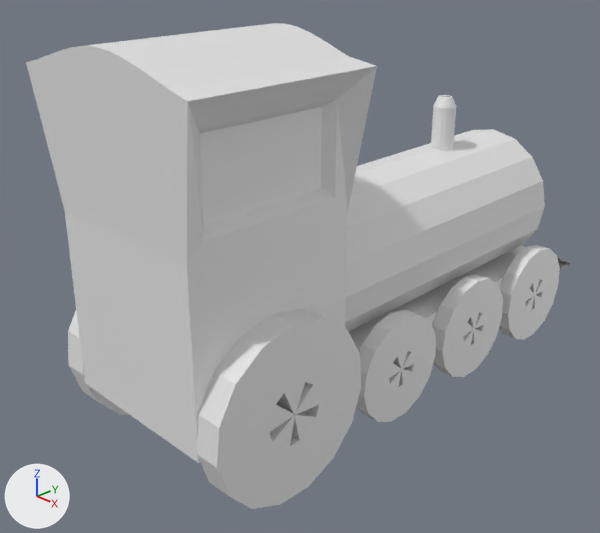
The Blender file Train station/train.blend: old version first, new version second.
The view is the same before and after, from a camera (50 mm lens) standing at (6.89, -7.78, 4.16) and looking at (-0.43, -0.6, -0.26). The axes (+X, +Y, +Z) are drawn at lower left. The lights are the same throughout.
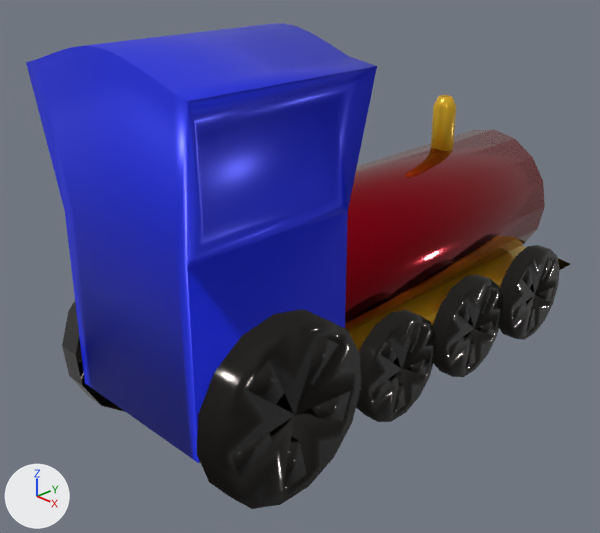
Where the change shows, as pixel boxes [x1, y1, x2, y2] in the pictures (600 x 533 px):
'Cabin', recoloured, shading changed (grey to blue)
    both: [26, 23, 377, 463]
'Engine', recoloured (grey to red)
    both: [345, 129, 545, 332]
'Circle.003', recoloured, shading changed (grey to black)
    both: [197, 309, 361, 509]
'Circle.002', recoloured (grey to black)
    both: [356, 310, 436, 422]
'Circle.001', recoloured (grey to black)
    both: [432, 275, 503, 377]
'Circle', recoloured (grey to black)
    both: [499, 245, 560, 340]
'Train Base', recoloured
    both: [349, 246, 570, 351]
'Circle.005', rescaled (not visible before)
    after: [62, 301, 125, 412]
'Chimney', recoloured (grey to yellow)
    both: [431, 95, 456, 151]
'Circle.004', recoloured, moved, turned, rescaled (not visible afterwards)
    before: [68, 311, 129, 415]

The change, as a list of edits to the scene's bpy script:
```text
Change me_cylinder:
    where me_cylinder.from_pydata(...)  # 128 vertices, 114 faces; spans x -1.0..1.0, y -1.0..1.0, z -1.0..1.15
    add me_cylinder.materials.append(mat_enginematerial)  # red #a10019
Change me_cube_001:
    where me_cube_001.from_pydata(...)  # 196 vertices, 188 faces; spans x -1.25..1.24, y -1.08..1.08, z -1.0..2.72
    used by ob_cabin; location = (0.0, -2.47, 0.0); scale = (1.1, 1.1, 1.1)
    me_cube_001 part 1: all faces are now shaded smooth (188 of 188 changed)
    add me_cube_001.materials.append(mat_material_001)  # blue #1b2de7
Change me_cylinder_001:
    where me_cylinder_001.from_pydata(...)  # 144 vertices, 130 faces; spans x -1.0..1.0, y -1.0..1.0, z -1.0..1.41
    add me_cylinder_001.materials.append(mat_material)  # yellow #e1b126
Change me_cube_002:
    where me_cube_002.from_pydata(...)  # 67 vertices, 58 faces; spans x -1.01..1.0, y -1.0..1.32, z -1.04..1.0
    add me_cube_002.materials.append(mat_material)  # yellow #e1b126
Change me_circle_001:
    where me_circle_001.from_pydata(...)  # 340 vertices, 315 faces; spans x -0.99..0.99, y -0.98..1.0, z 0.0..0.3
    add me_circle_001.materials.append(mat_wheelmaterial)  # black #312e2c
Change me_circle_002:
    where me_circle_002.from_pydata(...)  # 340 vertices, 315 faces; spans x -0.99..0.99, y -0.98..1.0, z 0.0..0.3
    add me_circle_002.materials.append(mat_wheelmaterial)  # black #312e2c
Change me_circle_003:
    where me_circle_003.from_pydata(...)  # 340 vertices, 315 faces; spans x -0.99..0.99, y -0.98..1.0, z 0.0..0.3
    add me_circle_003.materials.append(mat_wheelmaterial)  # black #312e2c
Change me_circle_004:
    where me_circle_004.from_pydata(...)  # 340 vertices, 315 faces; spans x -0.99..0.99, y -0.98..1.0, z 0.0..0.3
    used by ob_circle_003; location = (1.09, -2.49, -0.86); rotation_euler = (1.576, 0.0, 1.581), in degrees (90, 0, 91); scale = (1.1, 1.1, 1.1)
    me_circle_004 part 2: all faces are now shaded smooth (315 of 315 changed)
    add me_circle_004.materials.append(mat_wheelmaterial)  # black #312e2c
Change me_circle_005:
    where me_circle_005.from_pydata(...)  # 340 vertices, 315 faces; spans x -0.99..0.99, y -0.98..1.0, z 0.0..0.3
    add me_circle_005.materials.append(mat_wheelmaterial)  # black #312e2c
Change ob_circle_004:
    ob_circle_004.location: (-1.44, -2.49, -0.86) -> (-1.01, 1.15, -1.23)
    ob_circle_004.rotation_euler: (1.576, 0.0, 1.581) -> (-1.555, 0.000103, 1.561)  # degrees (90, 0, 91) -> degrees (-89, 0, 89)
    ob_circle_004.scale: (1.1, 1.1, 1.1) -> (0.73, 0.73, 0.73)
Change ob_circle_005:
    ob_circle_005.scale: (0.73, 0.73, 0.73) -> (1.07, 1.07, 1.07)
```
